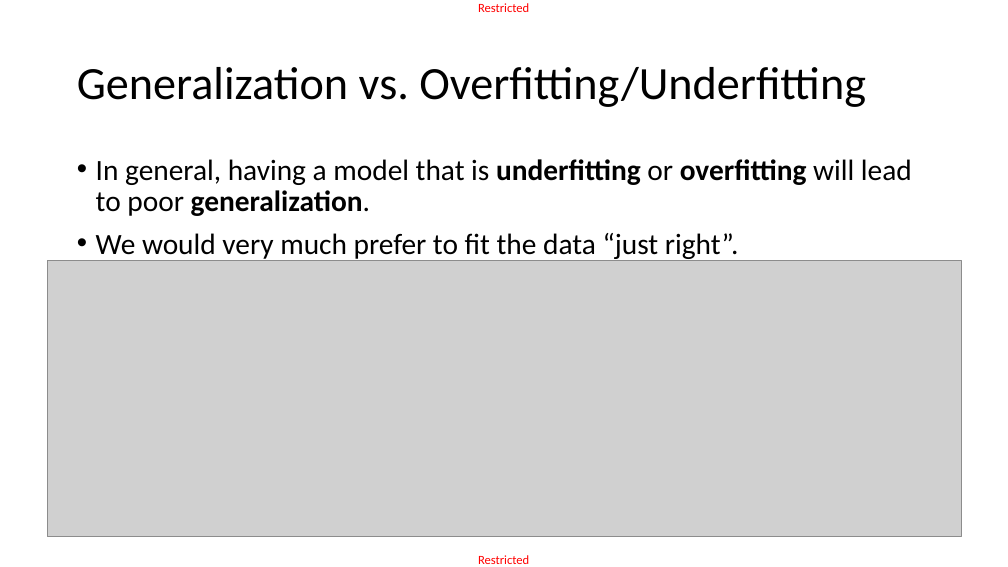
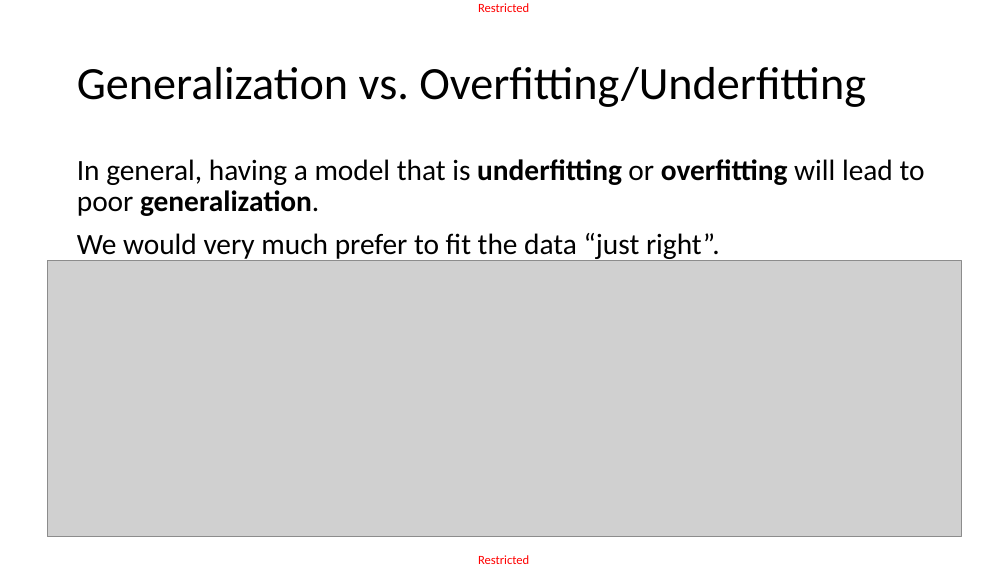
Before and after one commit to matthieudemari/SUTD_DL_50_039, a slide deck: slide 26 of W1/2. W1S2 final/W1S2.pptx. Drawn at 1008x567 pixels with LibreOffice and Linux fonts; fonts in the diff are those of the drawing; grey boxes stand for pictures. Boxes give left, top, right and bottom in pixels: in the first picture for what was removed or moved away, otherwise in the second. Text is boxed around its words. In the diff, an @@ line names an element or a change of style, - is before the commit and + after.

```diff
--- a/W1/2. W1S2 final/W1S2.pptx
+++ b/W1/2. W1S2 final/W1S2.pptx
@@ text "In general, having a model ..." at (77, 159, 925, 261): bullet • to none @@
```
Also in this commit, not shown: 2 other slides changed, 15 other files.
